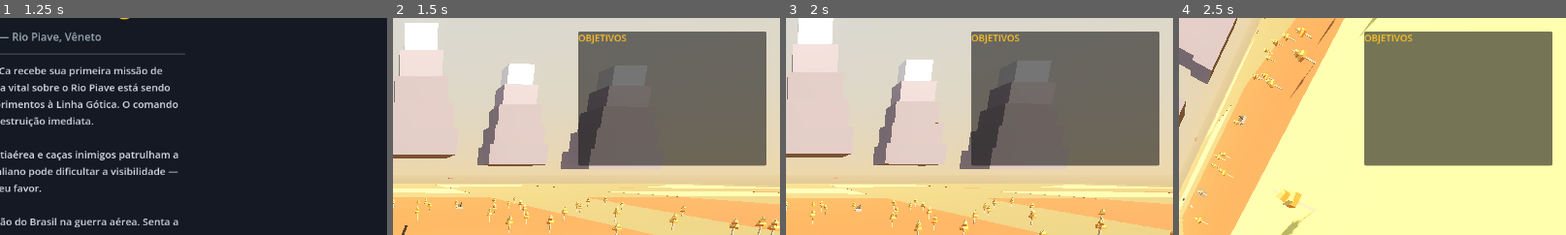
Above: before the commit, frames 1-4 (left to right).
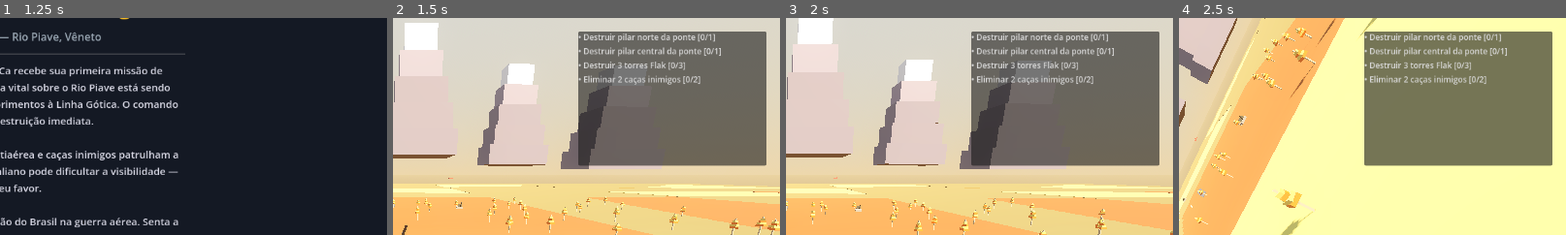
Above: after the commit, the same moments.

Repository: JonRoosevelt/senta-a-pua
Game: Godot game, scene res://scenes/menu.tscn
Two runs of this game, one before a commit and one after it. Both use one fixed random seed, a clock stepped at 60 frames per second and the inputs below.
Inputs:
- Up to frame 1 (1.25 s): click "DECOLAR (INICIAR MISSÃO)" at 0.5 s
- Up to frame 2 (1.5 s): click "INICIAR MISSÃO" at 1.25 s
- Up to frame 3 (2 s): no input
- Up to frame 4 (2.5 s): tap Enter (ui_accept) at 2, 2.27 s; hold Right (ui_right) from 2.03 s (still down)
The pictures show only the part of the screen within x 50-100%, y 0-50%; the shares and areas given below are measured in that part.

Frame 1 is identical in both runs. In frame 2, 2.1% of the frame differs, in the area x 47-85%, y 7-31%; in frame 3, 2.1%; in frame 4, 2.2%.
Error before the commit: Cannot call method 'get_children' on a null value. (res://scripts/objective_hud.gd:20)

Commit message:
fix: unused variable, unused param, wrong node path in objective_hud
- player.gd: removed unused 'lost_pilot' variable
- enemy.gd: prefixed unused 'amount' param with underscore
- objective_hud.gd: changed extends to PanelContainer, fixed path to $VBoxContainer

Diff:
--- a/scripts/enemy.gd
+++ b/scripts/enemy.gd
@@ -53,7 +53,7 @@
 	# Orienta o projétil na direção do voo
 	bullet.look_at(bullet.global_position + dir, Vector3.UP)
 
-func take_damage(amount: float) -> void:
+func take_damage(_amount: float) -> void:
 	# Instancia o efeito de explosão 3D
 	var expl = explosion_scene.instantiate()
 	get_tree().current_scene.add_child(expl)
--- a/scripts/objective_hud.gd
+++ b/scripts/objective_hud.gd
@@ -1,7 +1,7 @@
 # objective_hud.gd - Painel de objetivos no canto superior direito
-extends Control
+extends PanelContainer
 
-@onready var obj_container: VBoxContainer = $ObjectivesPanel/VBoxContainer
+@onready var obj_container: VBoxContainer = $VBoxContainer
 
 func _ready() -> void:
 	_refresh_objectives()
--- a/scripts/player.gd
+++ b/scripts/player.gd
@@ -197,9 +197,8 @@
 			child.visible = false
 
 	# Checkpoint: perde piloto só depois de X mortes
-	var lost_pilot = false
 	if GameManager:
-		lost_pilot = GameManager.checkpoint_death()
+		GameManager.checkpoint_death()
 
 	print("Bateu ou foi derrubado!")
 
